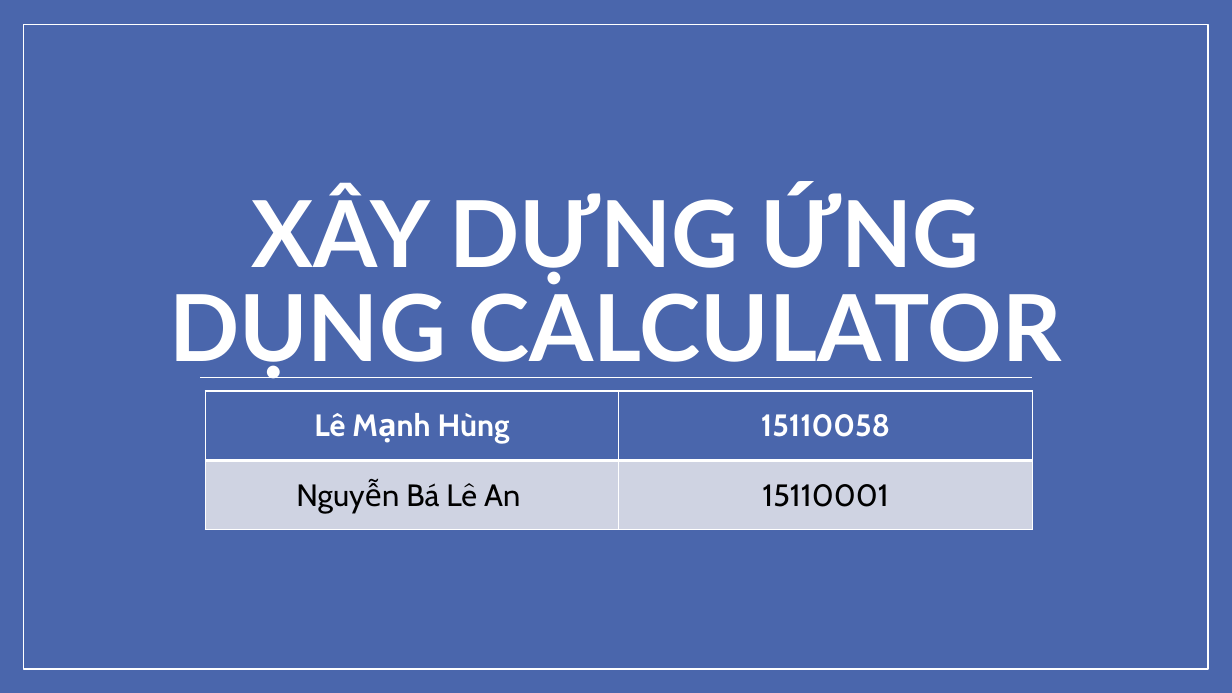
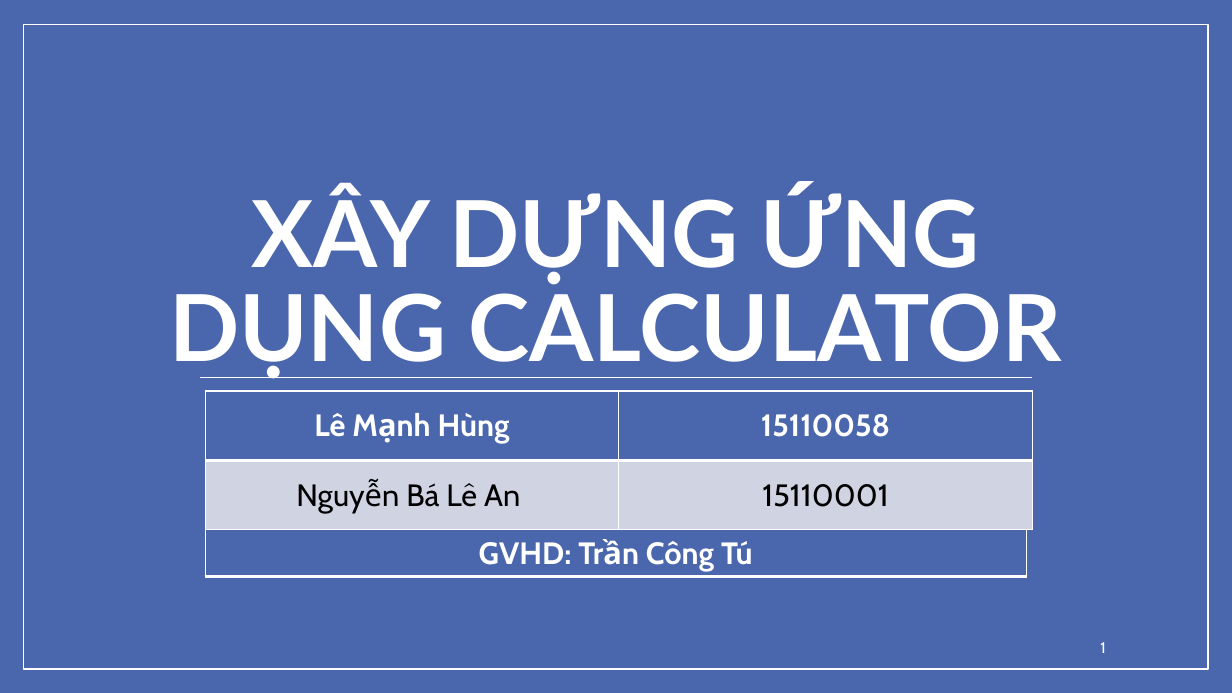
Before and after one commit to lehung0108/CauTrucDuLieu, a slide deck: slide 1 of Documents/XÂY DỰNG ỨNG DỤNG CALCULATOR.pptx. Drawn at 1232x693 pixels with LibreOffice and Linux fonts; fonts in the diff are those of the drawing. Boxes give left, top, right and bottom in pixels: in the first picture for what was removed or moved away, otherwise in the second. Text is boxed around its words. In the diff, an @@ line names an element or a change of style, - is before the commit and + after.

```diff
--- a/Documents/XÂY DỰNG ỨNG DỤNG CALCULATOR.pptx
+++ b/Documents/XÂY DỰNG ỨNG DỤNG CALCULATOR.pptx
@@ table added at [205, 530, 1027, 576], 1 rows, 1 columns @@
+GVHD: Trần Công Tú
@@ page number added at [1100, 642, 1105, 653], 12 pt, text #FFFFFF @@
+1
```
Also in this commit, not shown: 10 other slides changed, 2 slides added, 3 slides removed, 2 other files.
